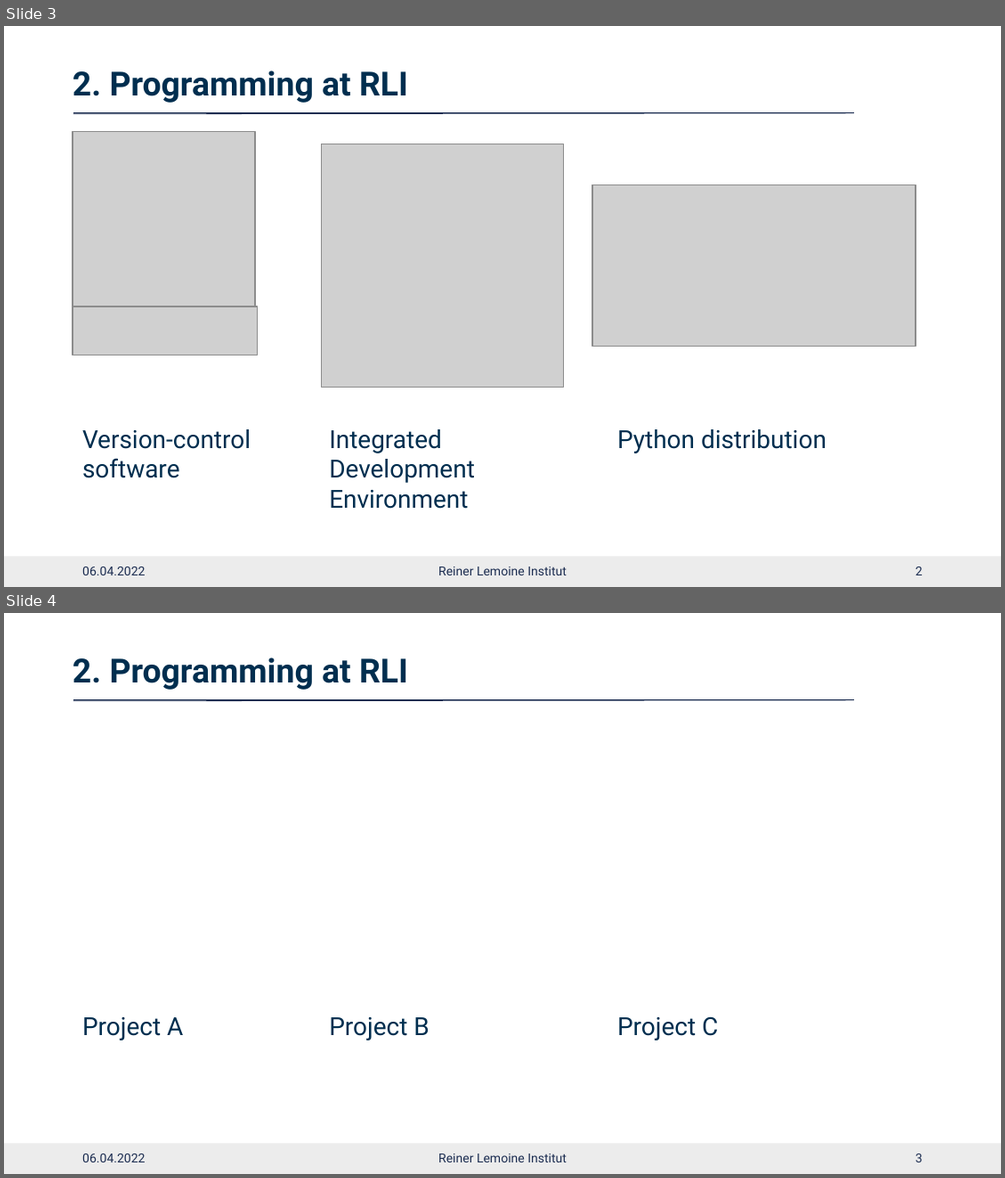
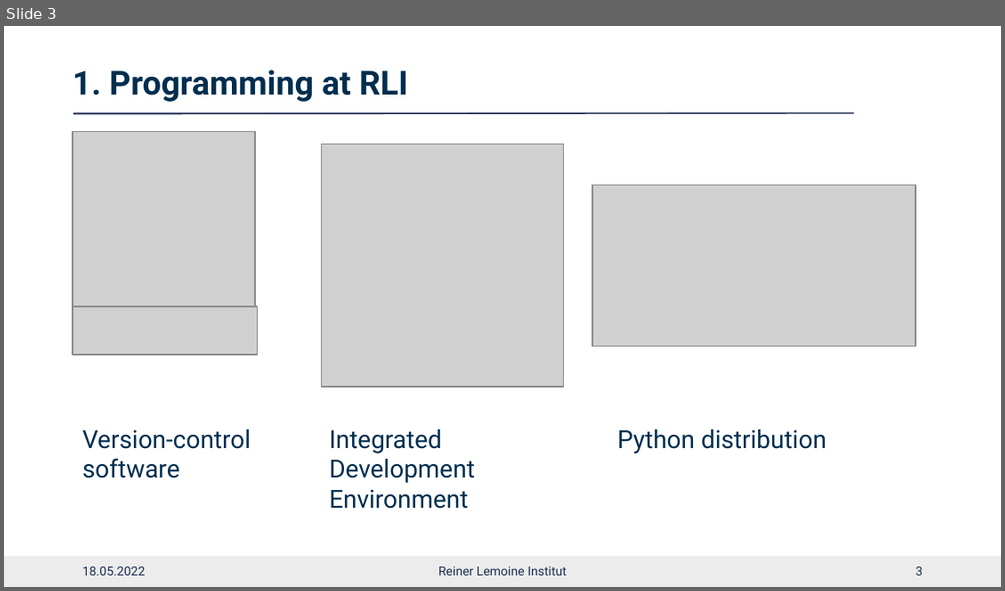
Before and after one commit to rl-institut/workshop, a slide deck: learn-python/presentations/2022-04-05_python_intro_draft.pptx. Shown one above the other, each under a label of ours: slides 3 and 4 before the commit, slide 3 after it. The pictures are 1005x1178 and 1005x591 pixels, drawn with LibreOffice and Linux fonts; fonts in the diff are those of the drawing; grey boxes stand for pictures; background and template pictures are left out. Boxes give left, top, right and bottom in pixels: in the first picture for what was removed or moved away, otherwise in the second. Text is boxed around its words. In the diff, an @@ line names an element or a change of style, - is before the commit and + after.

```diff
--- a/learn-python/presentations/2022-04-05_python_intro_draft.pptx
+++ b/learn-python/presentations/2022-04-05_python_intro_draft.pptx
@@ slide 4 removed at (x1=4, y1=613, x2=1001, y2=1174), background #FFFFFF; not listed: 3 template elements that a slide beside it also shows @@
@@ title removed at (x1=73, y1=657, x2=408, y2=690) @@
-2. Programming at RLI
@@ text removed at (x1=82, y1=1017, x2=183, y2=1040) @@
-Project A
@@ text removed at (x1=329, y1=1017, x2=429, y2=1040) @@
-Project B
@@ text removed at (x1=617, y1=1016, x2=718, y2=1040) @@
-Project C
@@ text removed at (x1=82, y1=1153, x2=145, y2=1162) @@
-06.04.2022
@@ text removed at (x1=438, y1=1153, x2=566, y2=1162) @@
-Reiner Lemoine Institut
@@ page number removed at (x1=915, y1=1153, x2=922, y2=1162) @@
-3
@@ slide 3 changed as well @@
@@ text at (x1=73, y1=70, x2=408, y2=102): text changed @@
-2. Programming at RLI
+1. Programming at RLI
@@ line (73, 114) - (853, 112): stroke #1C2D51 0.5 pt to #1C2D51 0.75 pt @@
@@ line (73, 112) - (853, 112): stroke #1C2D51 0.5 pt to #1C2D51 0.75 pt @@
@@ text at (x1=82, y1=566, x2=145, y2=575): text changed @@
-06.04.2022
+18.05.2022
@@ page number at (x1=915, y1=566, x2=922, y2=575): text changed @@
-2
+3
```
Also in this commit, not shown: 3 other slides changed, 2 slides added, 2 other slides removed.
